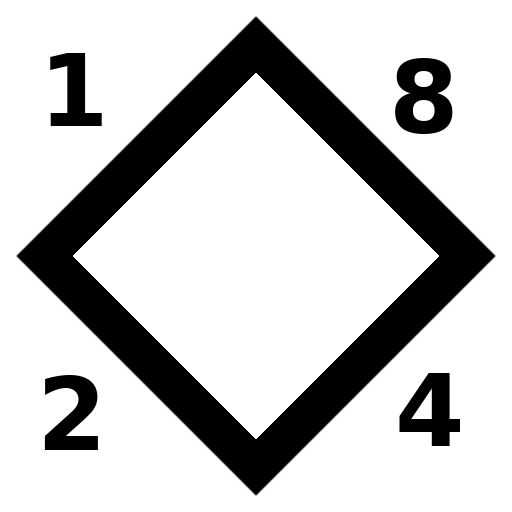
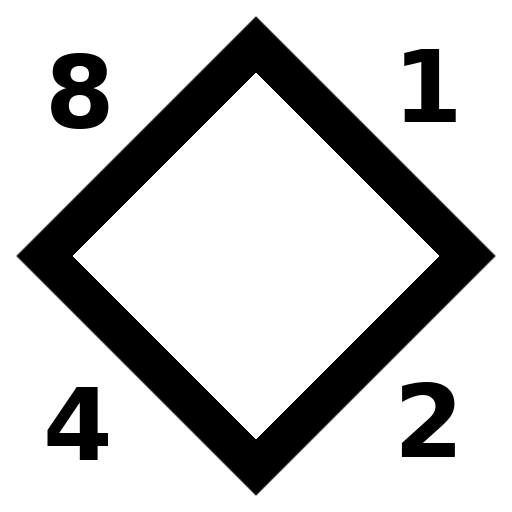
Revision of a layered 512×512 image; what changed, layer by layer:
painted on "8421" over [44, 49, 460, 460]
